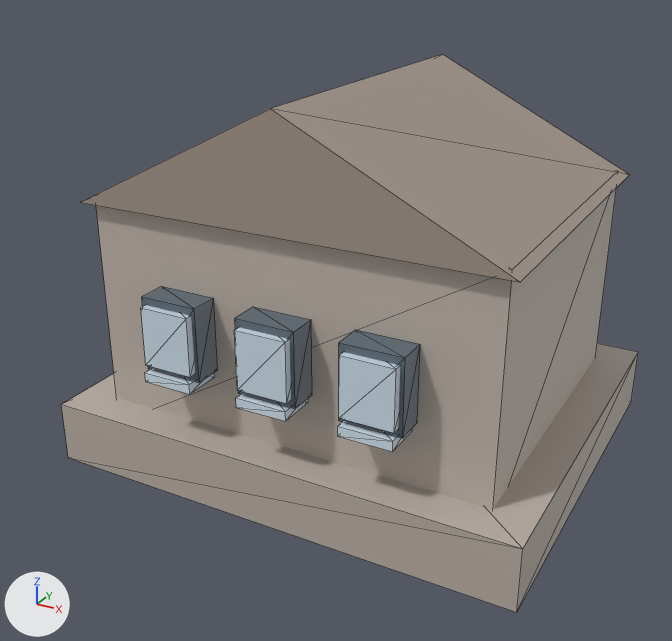
The glTF model models/building-small-d.glb: old version first, new version second.
One viewpoint serves both versions: a 50 mm camera at (0.83, -1.647, 1.073) aimed at (-0.031, -0.081, 0.29). Every picture has the same lights, and +X, +Y and +Z are marked at lower left. The picture after the commit comes second. Mesh edges are drawn as thin lines. Where no turn or scale is listed for an object, it has been applied to the vertices.

Script lines for the objects in view, before the commit:
```python
me_geometry_0 = bpy.data.meshes.new('geometry_0')
me_geometry_0.from_pydata(...)  # 94 vertices, 140 faces; spans x -0.5..0.5, y -0.42..0.42, z 0.0..0.78
me_geometry_0.materials.append(mat_defaultmaterial)
ob_geometry_0 = bpy.data.objects.new('geometry_0', me_geometry_0)
ob_geometry_0.location = (0.0, 0.0, 0.0)
```
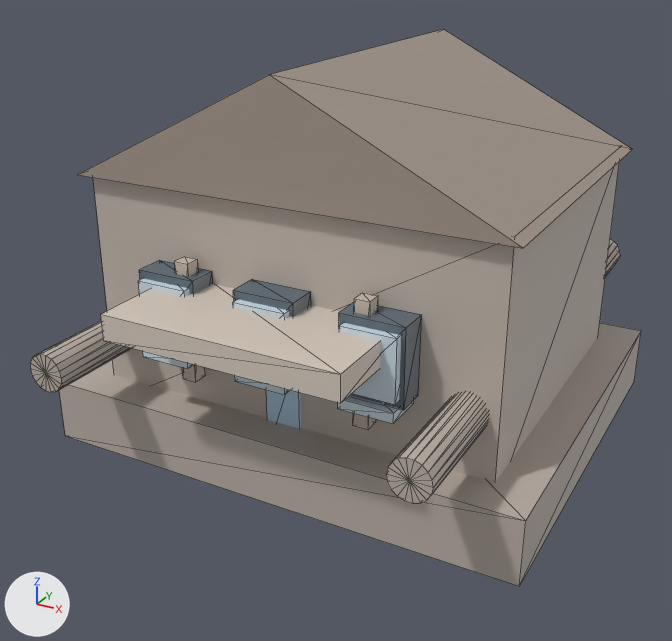
Pixel boxes (x1, y1, x2, y2) of what changed, in the pictures (672 x 641 px; the box of a moved part takes in the faces that stretch with it):
'geometry_0', reshaped: before (61, 54, 638, 612); after (30, 29, 641, 586)
part 1 of me_geometry_0, moved or reshaped: before (61, 344, 638, 612); after (59, 323, 641, 586)
part 2 of me_geometry_0, moved or reshaped: before (96, 188, 616, 509); after (93, 161, 620, 483)
part 3 of me_geometry_0, moved or reshaped: before (82, 54, 629, 282); after (78, 29, 633, 248)
part 4 of me_geometry_0, moved or reshaped: before (142, 287, 218, 383); after (139, 260, 213, 295)
part 5 of me_geometry_0, moved or reshaped: before (141, 305, 195, 377); after (138, 278, 190, 296)
part 6 of me_geometry_0, moved or reshaped: before (145, 369, 215, 394); after (143, 351, 194, 369)
part 7 of me_geometry_0, moved or reshaped: before (235, 307, 312, 409); after (233, 279, 311, 317)
part 8 of me_geometry_0, moved or reshaped: before (234, 327, 291, 404); after (233, 299, 289, 319)
part 9 of me_geometry_0, moved or reshaped: before (236, 393, 308, 421); after (235, 376, 290, 395)
part 10 of me_geometry_0, moved or reshaped: before (339, 330, 420, 438); after (339, 302, 422, 410)
part 11 of me_geometry_0, moved or reshaped: before (339, 352, 400, 433); after (339, 323, 401, 405)
part 12 of me_geometry_0, moved or reshaped: before (338, 421, 413, 452); after (338, 395, 414, 424)
part 13 of me_geometry_0, added (blue): after (266, 390, 301, 429)
part 14 of me_geometry_0, added: after (101, 284, 381, 403)
part 15 of me_geometry_0, added: after (174, 257, 205, 382)
part 16 of me_geometry_0, added: after (353, 293, 378, 429)
part 17 of me_geometry_0, added: after (30, 322, 132, 392)
part 18 of me_geometry_0, added: after (605, 240, 620, 277)
part 19 of me_geometry_0, added: after (386, 392, 489, 503)

What the commit changed:
me_geometry_0 is used by ob_geometry_0; location (0.0, 0.0, 0.0).
me_geometry_0 had 94 vertices, 140 faces and spanned x -0.5..0.5, y -0.42..0.42, z 0.0..0.78.
me_geometry_0 now has 294 vertices, 500 faces and spans x -0.5..0.5, y -0.573..0.573, z 0.0..0.834.
me_geometry_0 part 1: the loose piece of 8 vertices spanning x -0.5..0.5, y -0.42..0.42, z 0.0..0.13 is moved by (0.0, 0.0, 0.054).
me_geometry_0 part 2: the loose piece of 8 vertices spanning x -0.42..0.42, y -0.34..0.34, z 0.07..0.57 is moved by (0.0, 0.0, 0.054).
me_geometry_0 part 3: the loose piece of 6 vertices spanning x -0.44..0.44, y -0.36..0.36, z 0.56..0.78 is moved by (0.0, 0.0, 0.054).
me_geometry_0 part 4: the loose piece of 8 vertices spanning x -0.272..-0.15, y -0.4..-0.34, z 0.26..0.411 is moved by (0.0, 0.0, 0.054).
me_geometry_0 part 5: the loose piece of 8 vertices spanning x -0.264..-0.158, y -0.415..-0.345, z 0.275..0.395 is moved by (0.0, 0.0, 0.054).
me_geometry_0 part 6: the loose piece of 8 vertices spanning x -0.264..-0.158, y -0.42..-0.34, z 0.242..0.262 is moved by (0.0, 0.0, 0.054).
me_geometry_0 part 7: the loose piece of 8 vertices spanning x -0.061..0.061, y -0.4..-0.34, z 0.26..0.411 is moved by (0.0, 0.0, 0.054).
me_geometry_0 part 8: the loose piece of 8 vertices spanning x -0.053..0.053, y -0.415..-0.345, z 0.275..0.395 is moved by (0.0, 0.0, 0.054).
me_geometry_0 part 9: the loose piece of 8 vertices spanning x -0.053..0.053, y -0.42..-0.34, z 0.242..0.262 is moved by (0.0, 0.0, 0.054).
me_geometry_0 part 10: the loose piece of 8 vertices spanning x 0.15..0.272, y -0.4..-0.34, z 0.26..0.411 is moved by (0.0, 0.0, 0.054).
me_geometry_0 part 11: the loose piece of 8 vertices spanning x 0.158..0.264, y -0.415..-0.345, z 0.275..0.395 is moved by (0.0, 0.0, 0.054).
me_geometry_0 part 12: the loose piece of 8 vertices spanning x 0.158..0.264, y -0.42..-0.34, z 0.242..0.262 is moved by (0.0, 0.0, 0.054).
me_geometry_0 part 13: a new loose piece, a box spanning x -0.036..0.036, y -0.345..-0.295, z 0.111..0.345, in mat_defaultmaterial.
me_geometry_0 part 14: a new loose piece, a box spanning x -0.235..0.235, y -0.55..-0.29, z 0.389..0.439, in mat_defaultmaterial.
me_geometry_0 part 15: a new loose piece, a box spanning x -0.2..-0.17, y -0.385..-0.355, z 0.249..0.489, in mat_defaultmaterial.
me_geometry_0 part 16: a new loose piece, a box spanning x 0.17..0.2, y -0.385..-0.355, z 0.249..0.489, in mat_defaultmaterial.
me_geometry_0 part 17: a new loose piece, an 18-sided cylinder along y spanning x -0.401..-0.325, y -0.573..-0.073, z 0.267..0.341, in mat_defaultmaterial.
me_geometry_0 part 18: a new loose piece, an 18-sided cylinder along y spanning x 0.325..0.401, y 0.073..0.573, z 0.267..0.341, in mat_defaultmaterial.
me_geometry_0 part 19: a new loose piece, an 18-sided cylinder along y spanning x 0.325..0.401, y -0.573..-0.073, z 0.267..0.341, in mat_defaultmaterial.
Other edits to the shape of me_geometry_0 do not show in these pictures.
